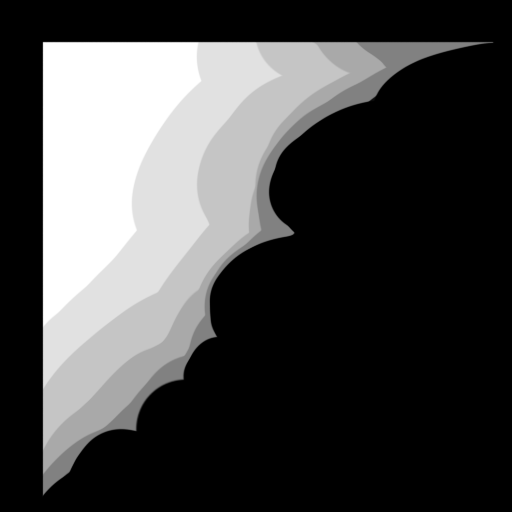
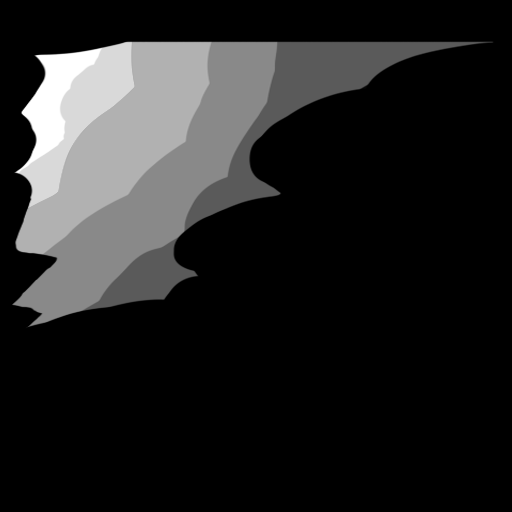
The second 512 x 512 image is a revision of the first. Changes to its layers:
painted on "레이어 1" over [12, 41, 494, 497]
